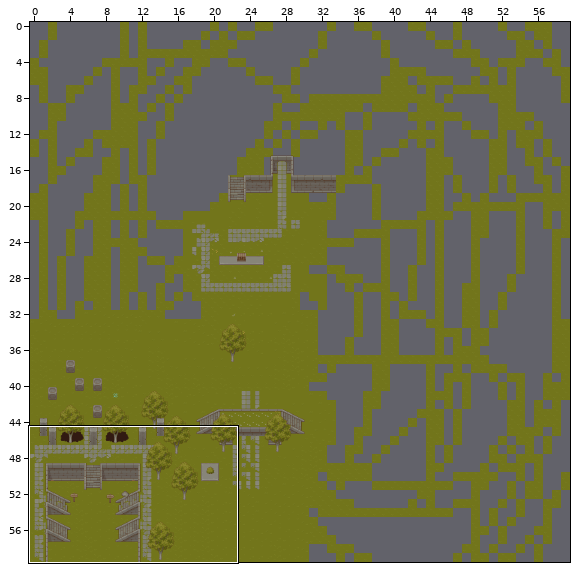
Tiled map, stored at assets/map/main.tmx. Above: a wide view before the commit, with the close-up outlined.
Close-up. First the earlier version:
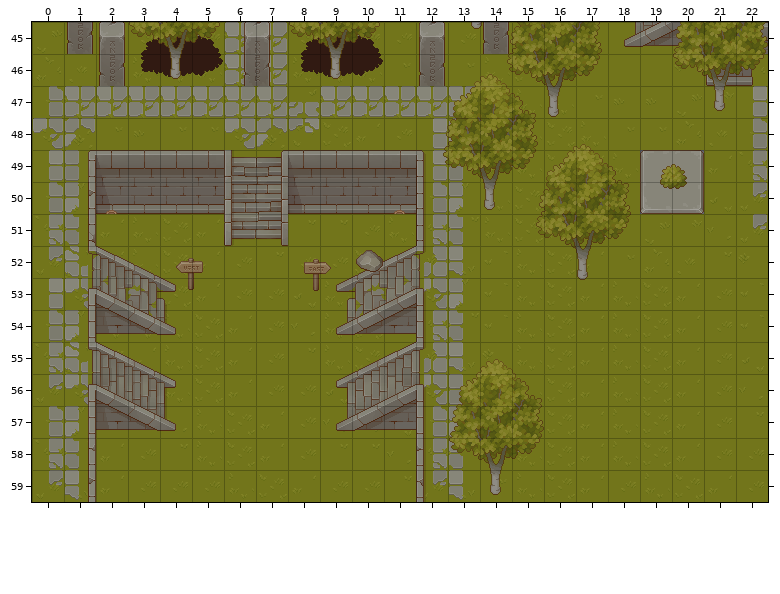
Cells are 32x32 px. Shown: x 0..22, y 45..59. The commit also changed other parts of the map, which this record leaves out.
Once edited:
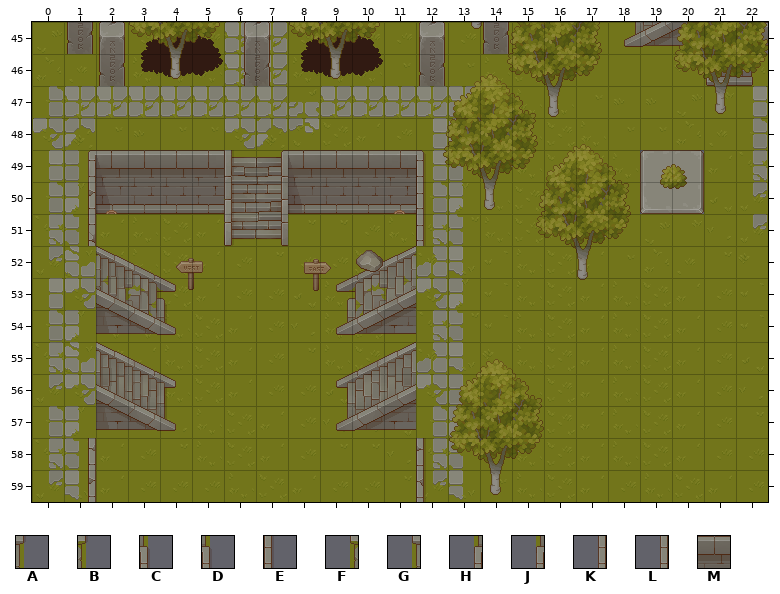
Key: from "TX Struct": A 148, B 152, C 164, D 168, E 180, F 193, G 197, H 209, J 213, K 225, L 229; from "TX Tileset Wall": M 50.
_ is an empty cell, . an unchanged one.
Tiles of an added or newly shown layer are drawn over the layers below it.
What changed:
--- layer "stairs_0" (now hidden)
@@ x 1..12 @@
-52 F..........B
-53 H..........D
-54 K..........E
-55 G..........A
-56 J..........C
-57 L..........E
+52 _.........._
+53 _.........._
+54 _.........._
+55 _.........._
+56 _.........._
+57 _.........._
--- layer "walls_1" (added)
@@ x 22..22 @@
-45 _
+45 M
Pixel boxes of the changes (left, top, right, bottom) in both close-ups:
added: (736, 22, 768, 54)
removed: (88, 246, 96, 438)
removed: (416, 246, 426, 438)
